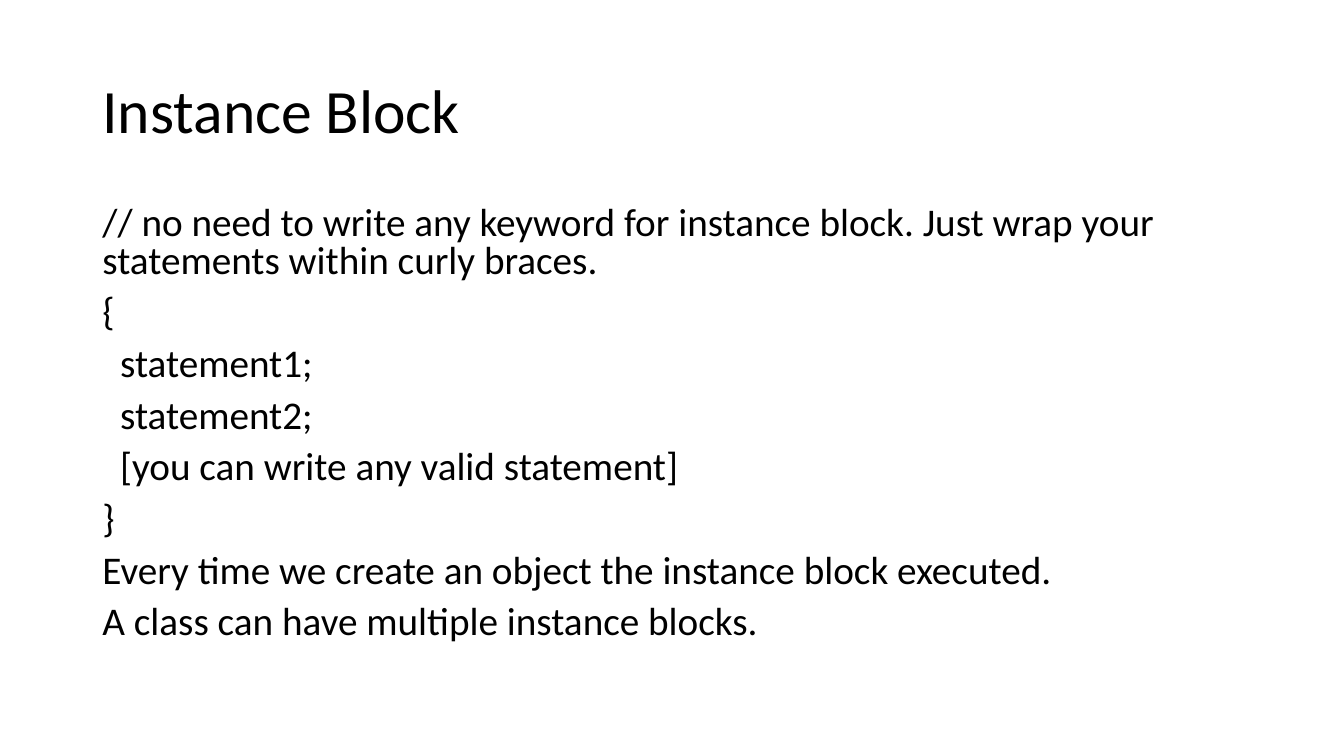
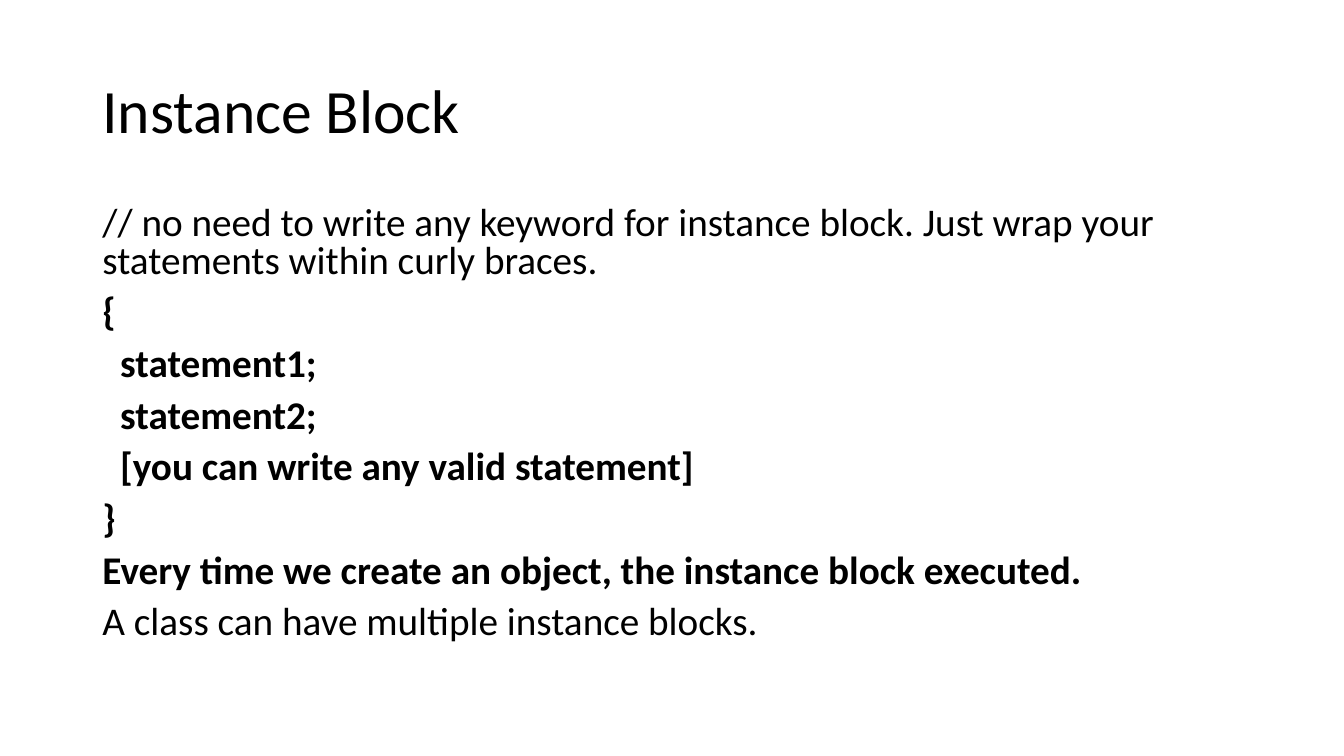
Before and after one commit to umaa-java-sept-2020/documents, a slide deck: slide 9 of statement-block-identifier.pptx. Drawn at 1344x756 pixels with LibreOffice and Linux fonts; fonts in the diff are those of the drawing. Boxes give left, top, right and bottom in pixels: in the first picture for what was removed or moved away, otherwise in the second. Text is boxed around its words. In the diff, an @@ line names an element or a change of style, - is before the commit and + after.

```diff
--- a/statement-block-identifier.pptx
+++ b/statement-block-identifier.pptx
@@ text at bbox=[120, 351, 694, 486]: bold on in "{", "statement1;", "statement2;", "[you can write any valid statement]" and 1 more places @@
@@ text at bbox=[102, 556, 1082, 591]: text changed; bold on @@
-Every time we create an object the instance block executed.
+Every time we create an object, the instance block executed.
```
Also in this commit, not shown: 4 other slides changed, 2 slides added.
